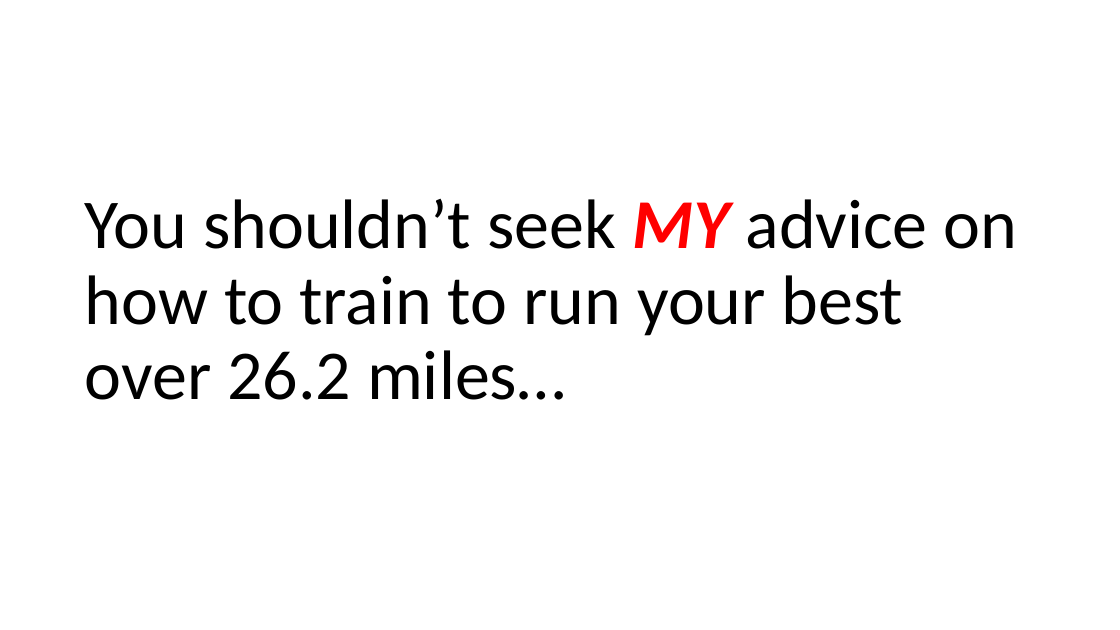
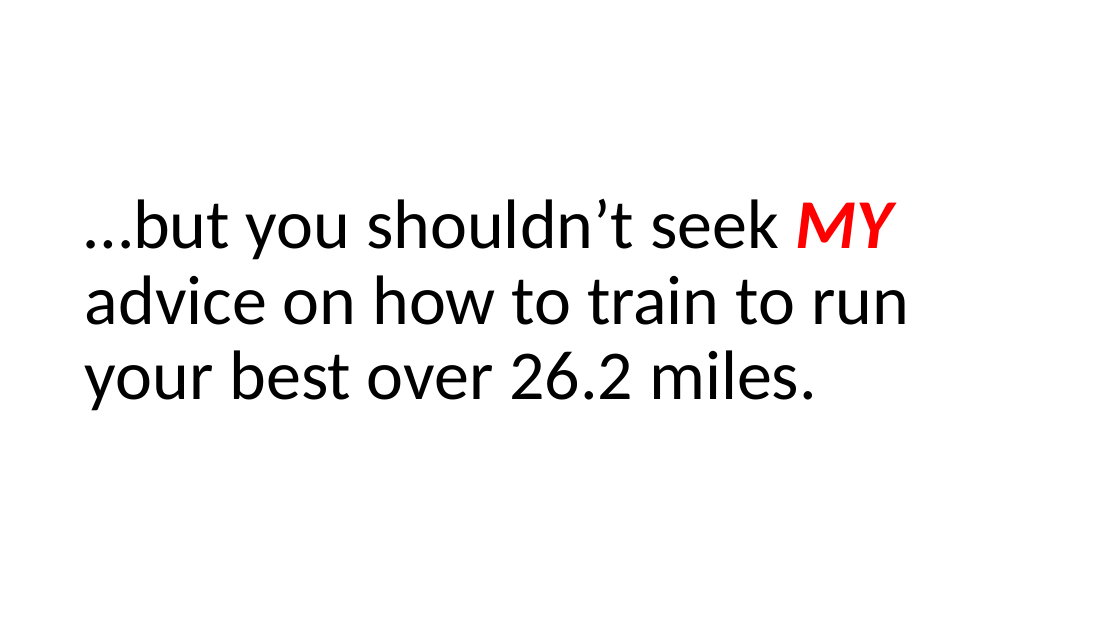
Before and after one commit to MikeKSmith/RStudioConf2020, a slide deck: slide 3 of Learn to teach_MikeKSmith.pptx (slide 4 before the commit). Drawn at 1120x630 pixels with LibreOffice and Linux fonts; fonts in the diff are those of the drawing. Boxes give left, top, right and bottom in pixels: in the first picture for what was removed or moved away, otherwise in the second. Text is boxed around its words. In the diff, an @@ line names an element or a change of style, - is before the commit and + after.

```diff
--- a/Learn to teach_MikeKSmith.pptx
+++ b/Learn to teach_MikeKSmith.pptx
@@ title at (x1=85, y1=198, x2=909, y2=411): text changed @@
-You shouldn’t seek MY advice on how to train to run your best over 26.2 miles…
+…but you shouldn’t seek MY advice on how to train to run your best over 26.2 miles.
```
Also in this commit, not shown: 7 other slides changed, 5 slides added, 1 slide removed.
